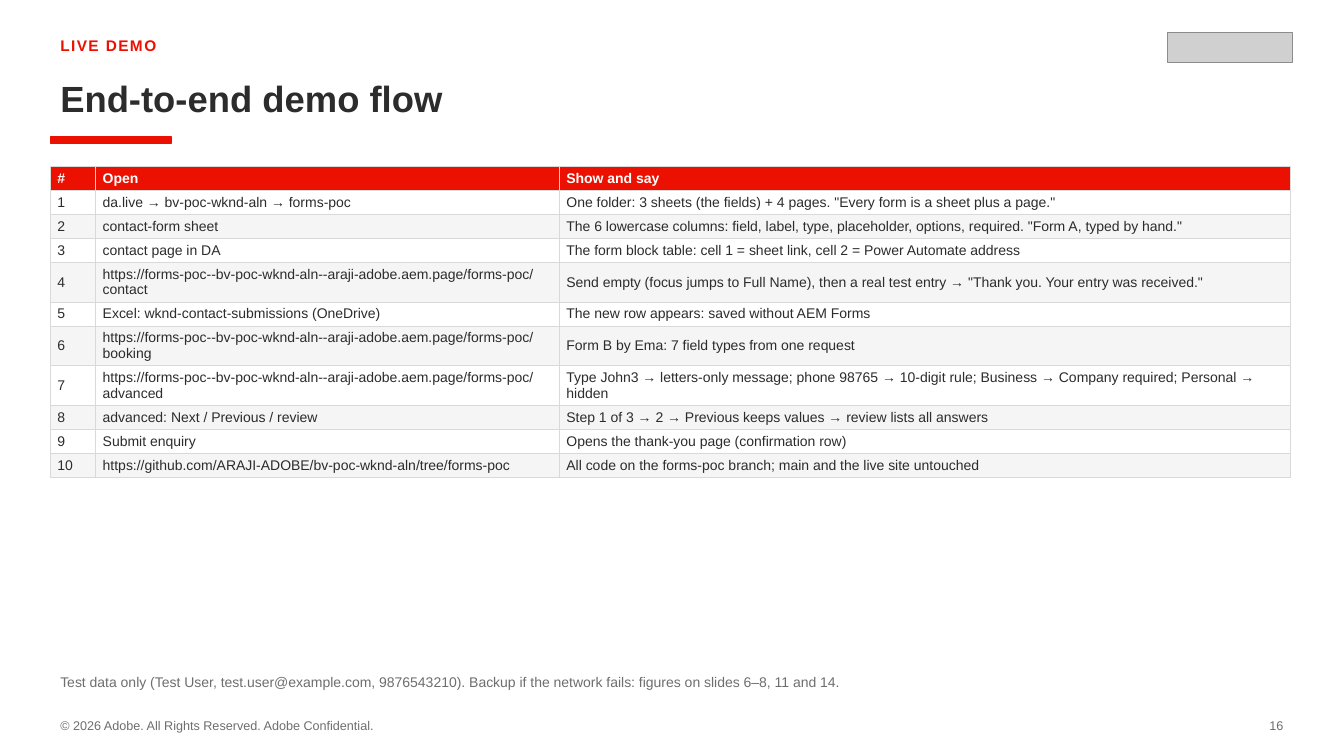
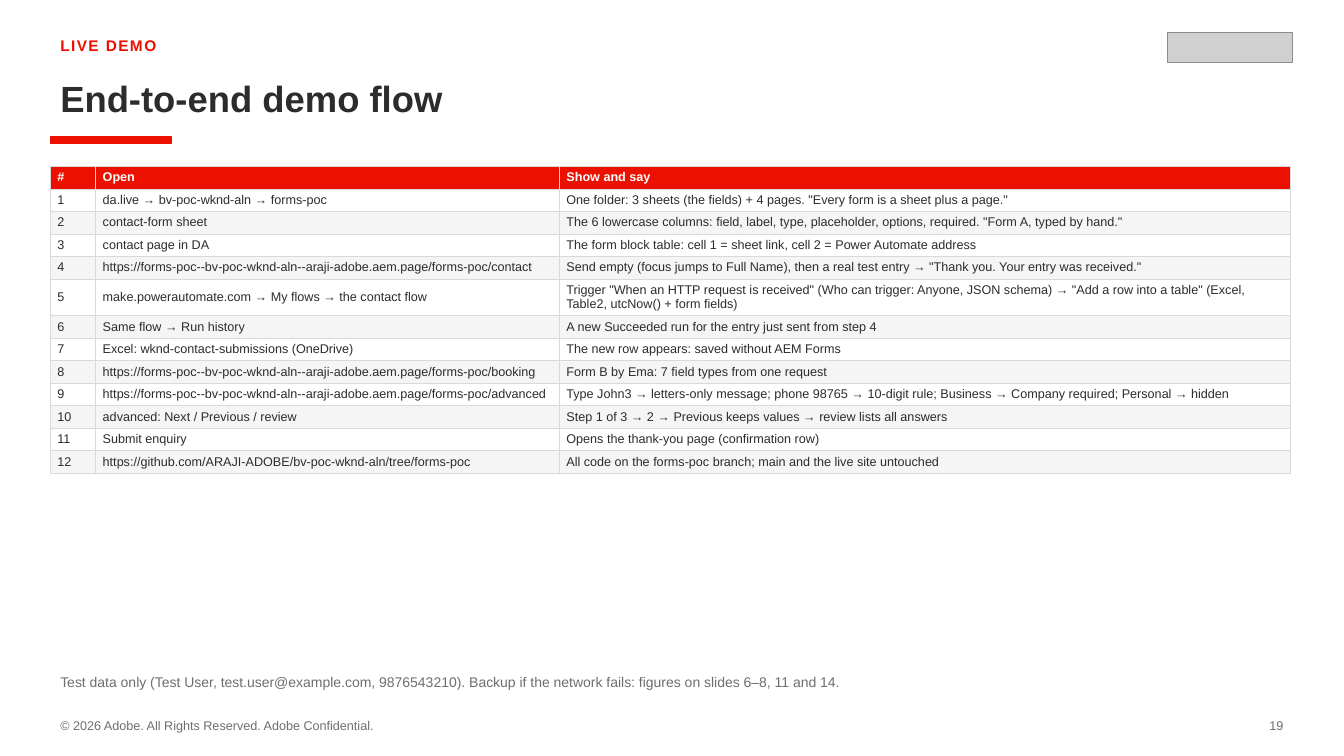
Before and after one commit to ARAJI-ADOBE/bv-poc-wknd-aln, a slide deck: slide 19 of testing/forms/Forms-POC-DA-vs-Ema.pptx (slide 16 before the commit). Drawn at 1344x756 pixels with LibreOffice and Linux fonts; fonts in the diff are those of the drawing; grey boxes stand for pictures. Boxes give left, top, right and bottom in pixels: in the first picture for what was removed or moved away, otherwise in the second. Text is boxed around its words. In the diff, an @@ line names an element or a change of style, - is before the commit and + after.

```diff
--- a/testing/forms/Forms-POC-DA-vs-Ema.pptx
+++ b/testing/forms/Forms-POC-DA-vs-Ema.pptx
@@ table at [50,166,1291,473] @@
-row 6: 5 | Excel: wknd-contact-submissions (OneDrive) | The new row appears: saved without AEM Forms
-row 7: 6 | https://forms-poc--bv-poc-wknd-aln--araji-adobe.aem.page/forms-poc/booking | Form B by Ema: 7 field types from one request
-row 8: 7 | https://forms-poc--bv-poc-wknd-aln--araji-adobe.aem.page/forms-poc/advanced | Type John3 → letters-only message; phone 98765 → 10-digit rule; Business → Company required; Personal → hidden
-row 9: 8 | advanced: Next / Previous / review | Step 1 of 3 → 2 → Previous keeps values → review lists all answers
-row 10: 9 | Submit enquiry | Opens the thank-you page (confirmation row)
-row 11: 10 | https://github.com/ARAJI-ADOBE/bv-poc-wknd-aln/tree/forms-poc | All code on the forms-poc branch; main and the live site untouched
+row 6: 5 | make.powerautomate.com → My flows → the contact flow | Trigger "When an HTTP request is received" (Who can trigger: Anyone, JSON schema) → "Add a row into a table" (Excel, Table2, utcNow() + form fields)
+row 7: 6 | Same flow → Run history | A new Succeeded run for the entry just sent from step 4
+row 8: 7 | Excel: wknd-contact-submissions (OneDrive) | The new row appears: saved without AEM Forms
+row 9: 8 | https://forms-poc--bv-poc-wknd-aln--araji-adobe.aem.page/forms-poc/booking | Form B by Ema: 7 field types from one request
+row 10: 9 | https://forms-poc--bv-poc-wknd-aln--araji-adobe.aem.page/forms-poc/advanced | Type John3 → letters-only message; phone 98765 → 10-digit rule; Business → Company required; Personal → hidden
+row 11: 10 | advanced: Next / Previous / review | Step 1 of 3 → 2 → Previous keeps values → review lists all answers
+row 12: 11 | Submit enquiry | Opens the thank-you page (confirmation row)
+row 13: 12 | https://github.com/ARAJI-ADOBE/bv-poc-wknd-aln/tree/forms-poc | All code on the forms-poc branch; main and the live site untouched
```
Also in this commit, not shown: 4 other slides changed, 3 slides added, 12 other files.
